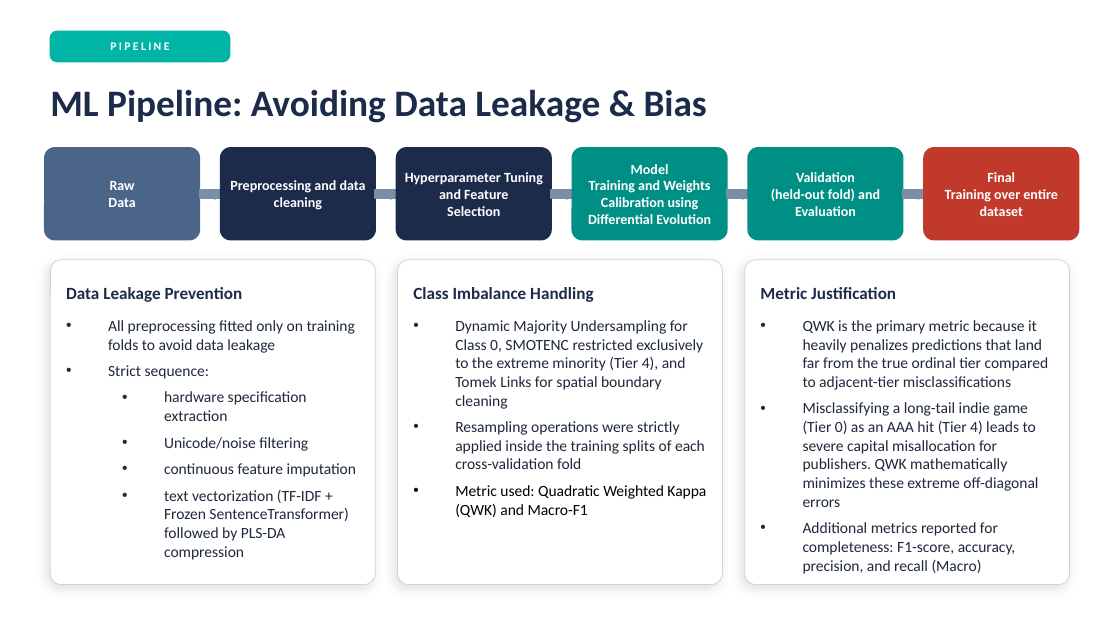
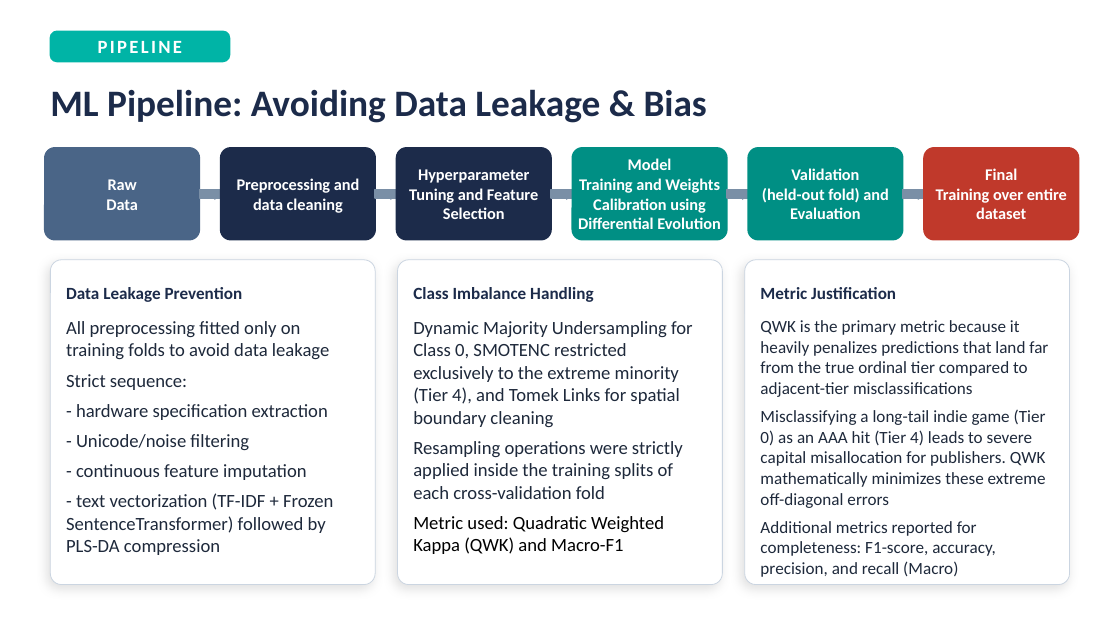
Before and after one commit to AndreaZanin02/HitPredictor-Steam, a slide deck: slide 7 of documentation/Presentation.pptx. Drawn at 1120x630 pixels with LibreOffice and Linux fonts; fonts in the diff are those of the drawing. Boxes give left, top, right and bottom in pixels: in the first picture for what was removed or moved away, otherwise in the second. Text is boxed around its words. In the diff, an @@ line names an element or a change of style, - is before the commit and + after.

```diff
--- a/documentation/Presentation.pptx
+++ b/documentation/Presentation.pptx
@@ text "PIPELINE" at box(98, 41, 182, 53): size 7.5 to 12 pt @@
@@ size 9 to 10.5 pt in 6 elements at box(106, 179, 138, 210), box(237, 178, 359, 213), box(409, 169, 538, 219), box(578, 158, 720, 229), box(762, 168, 888, 219), box(936, 168, 1067, 219) @@
@@ text at box(66, 321, 329, 390): size 10 to 12 pt in "All preprocessing fitted only on training folds ...", "Strict sequence:"; bullet • to none @@
@@ text "Dynamic Majority Undersampling for Class ..." at box(413, 321, 693, 554): size 10 to 12 pt; bullet • to none @@
@@ text "QWK is the primary metric ..." at box(760, 320, 1048, 574): size 10 to 11 pt; bullet • to none @@
@@ text at box(66, 404, 333, 555): text changed; size 10 to 12 pt @@
-  • hardware specification extraction
-  • Unicode/noise filtering
-  • continuous feature imputation
-  • text vectorization (TF-IDF + Frozen SentenceTransformer) followed by PLS-DA compression
+- hardware specification extraction
+- Unicode/noise filtering
+- continuous feature imputation
+- text vectorization (TF-IDF + Frozen SentenceTransformer) followed by PLS-DA compression
```
Also in this commit, not shown: 11 other slides changed, 1 other file.
